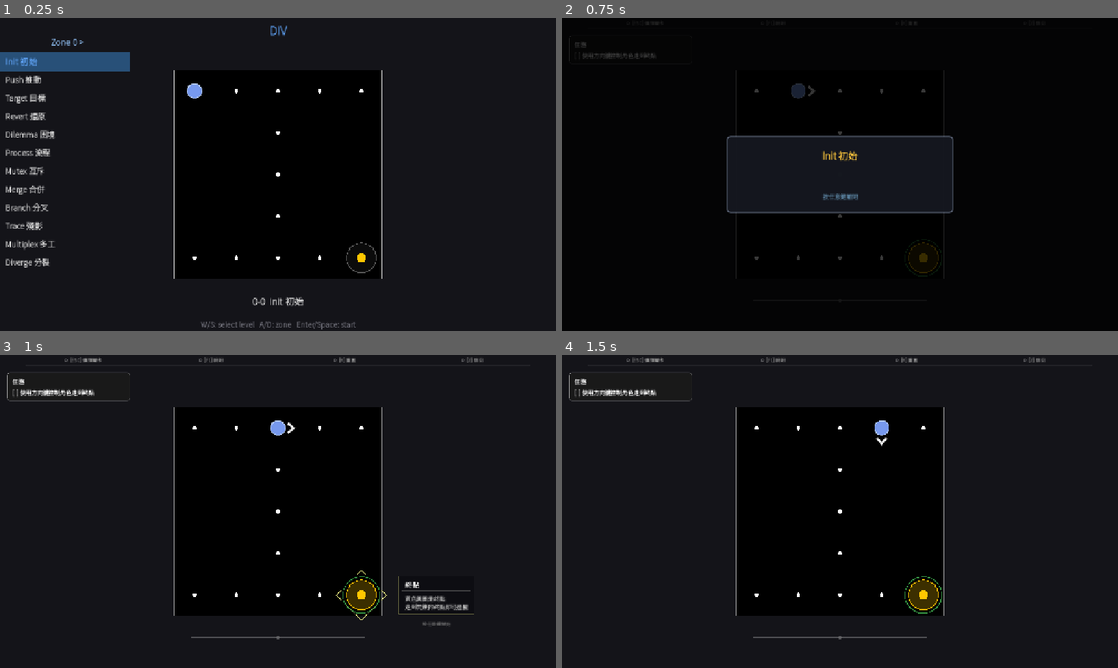
Above: before the commit, frames 1-4 (two rows, left to right).
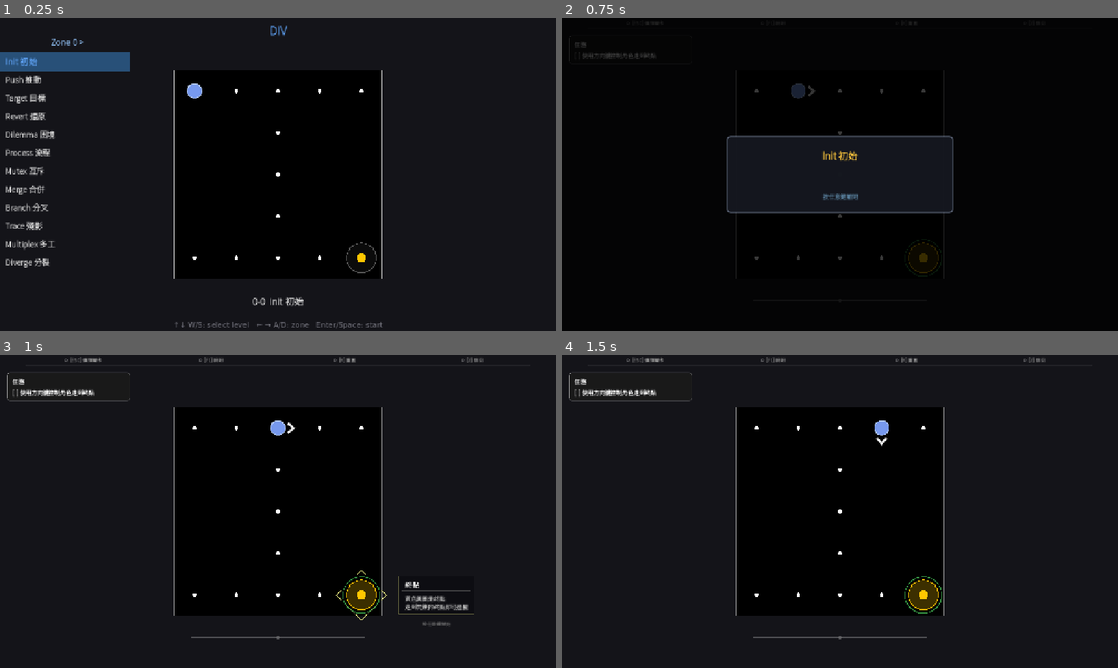
Above: after the commit, the same moments.

Repository: Periodev/DIV
Game: Godot game, scene res://scenes/main.tscn
The game is run twice, just before and just after one commit, with the same random seed, the same clock (stepped at 60 frames per second) and the same inputs.
Inputs:
- Up to frame 1 (0.25 s): no input
- Up to frame 2 (0.75 s): tap Enter at 0.5, 0.6 s; hold D from 0.53 s (still down)
- Up to frame 3 (1 s): keep holding D; tap Space at 0.77 s; tap Keypad Enter at 0.8 s
- Up to frame 4 (1.5 s): tap Space at 1.07 s; release D at 1.28 s; hold S from 1.28 s (still down); tap Keypad Enter at 1.35 s

The runs differ from the first frame. In frame 1, 0.3% of the frame differs, in the area x 31-69%, y 96-100%; in frame 2, nothing differs; in frame 3, nothing differs; in frame 4, nothing differs.

Commit message:
LevelSelect: restore arrow hints in footer using SystemFont to avoid CJK fallback
Co-Authored-By: Claude Sonnet 4.6 <noreply@anthropic.com>

Diff:
--- a/godot/scripts/LevelSelect.gd
+++ b/godot/scripts/LevelSelect.gd
@@ -35,6 +35,7 @@
 
 var current_zone: int = 0
 var current_index: int = 0
+var _sys_font: Font = null
 
 
 func _ready() -> void:
@@ -88,8 +89,8 @@
 	_draw_text_td("DIV", w * 0.5, TITLE_CY, TITLE_C, 27, HORIZONTAL_ALIGNMENT_CENTER, true)
 	_draw_panel()
 
-	var footer: String = "W/S: select level   A/D: zone   Enter/Space: start"
-	_draw_text_td(footer, w * 0.5, FOOTER_CY, MUTED_C, 17, HORIZONTAL_ALIGNMENT_CENTER, true)
+	var footer: String = "↑↓ W/S: select level   ← → A/D: zone   Enter/Space: start"
+	_draw_text_td(footer, w * 0.5, FOOTER_CY, MUTED_C, 17, HORIZONTAL_ALIGNMENT_CENTER, true, _get_sys_font())
 	_draw_preview_label()
 
 
@@ -153,6 +154,14 @@
 	)
 
 
+func _get_sys_font() -> Font:
+	if _sys_font == null:
+		var sf := SystemFont.new()
+		sf.font_names = PackedStringArray(["Segoe UI", "Arial", "Helvetica", "DejaVu Sans"])
+		_sys_font = sf
+	return _sys_font
+
+
 func _draw_text_td(
 	text: String,
 	x: float,
@@ -160,11 +169,13 @@
 	color: Color,
 	font_size: int,
 	align: int = HORIZONTAL_ALIGNMENT_LEFT,
-	center_y: bool = false
+	center_y: bool = false,
+	font: Font = null
 ) -> void:
 	if text == "":
 		return
-	var font: Font = ThemeDB.fallback_font
+	if font == null:
+		font = ThemeDB.fallback_font
 	if font == null:
 		return
 	var text_w: float = font.get_string_size(text, HORIZONTAL_ALIGNMENT_LEFT, -1.0, font_size).x
